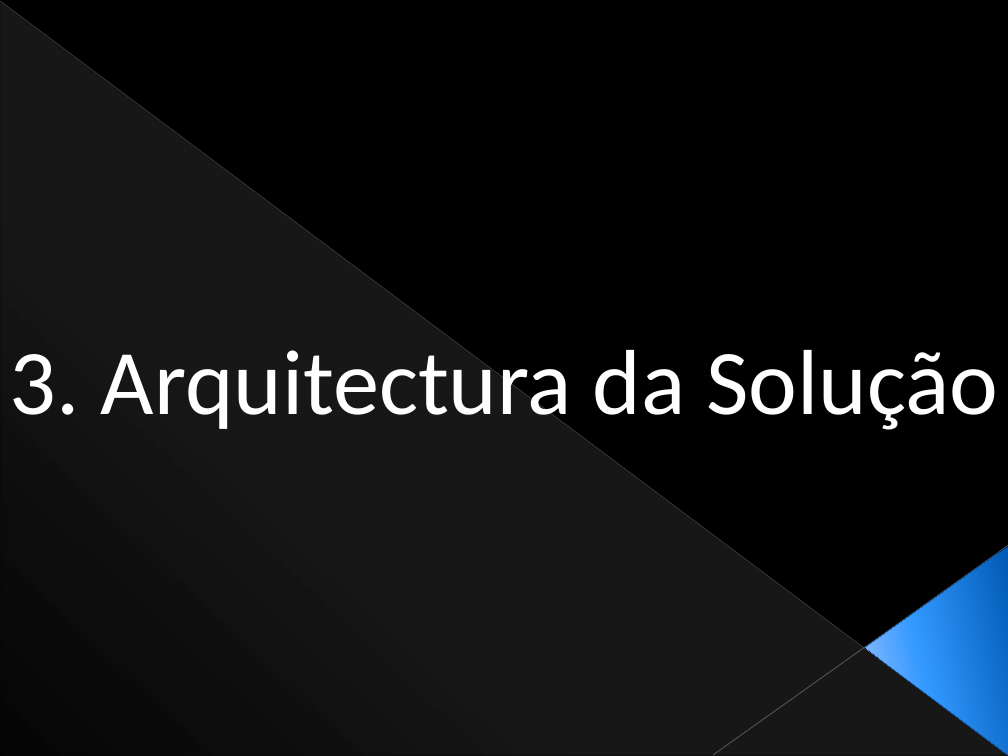
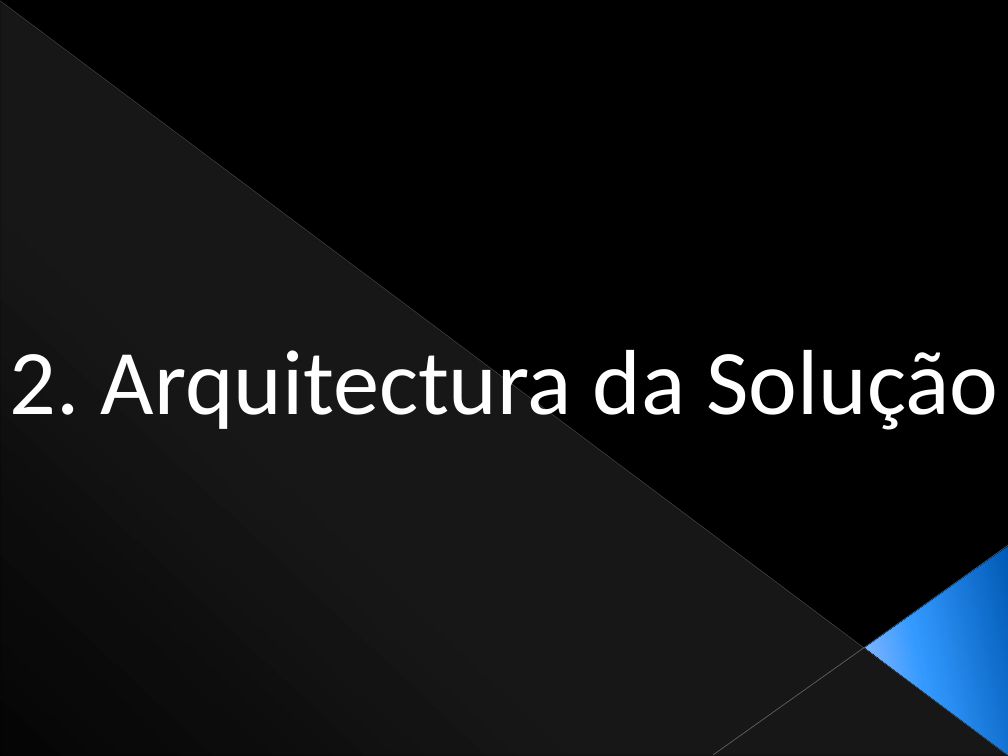
Before and after one commit to Netivski/projectoseminario, a slide deck: slide 11 of Apresentação Final/Presentation Sketch.pptx (slide 16 before the commit). Drawn at 1008x756 pixels with LibreOffice and Linux fonts; fonts in the diff are those of the drawing. Boxes give left, top, right and bottom in pixels: in the first picture for what was removed or moved away, otherwise in the second. Text is boxed around its words. In the diff, an @@ line names an element or a change of style, - is before the commit and + after.

```diff
--- a/Apresentação Final/Presentation Sketch.pptx
+++ b/Apresentação Final/Presentation Sketch.pptx
@@ text at [10,350,999,430]: text changed @@
-3. Arquitectura da Solução
+2. Arquitectura da Solução
```
Also in this commit, not shown: 22 other slides changed.
